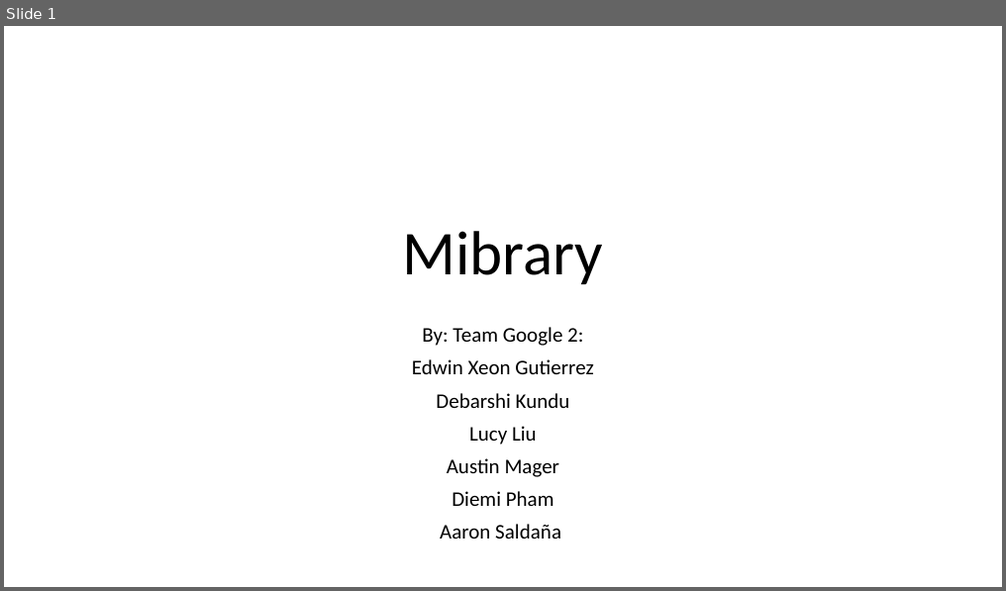
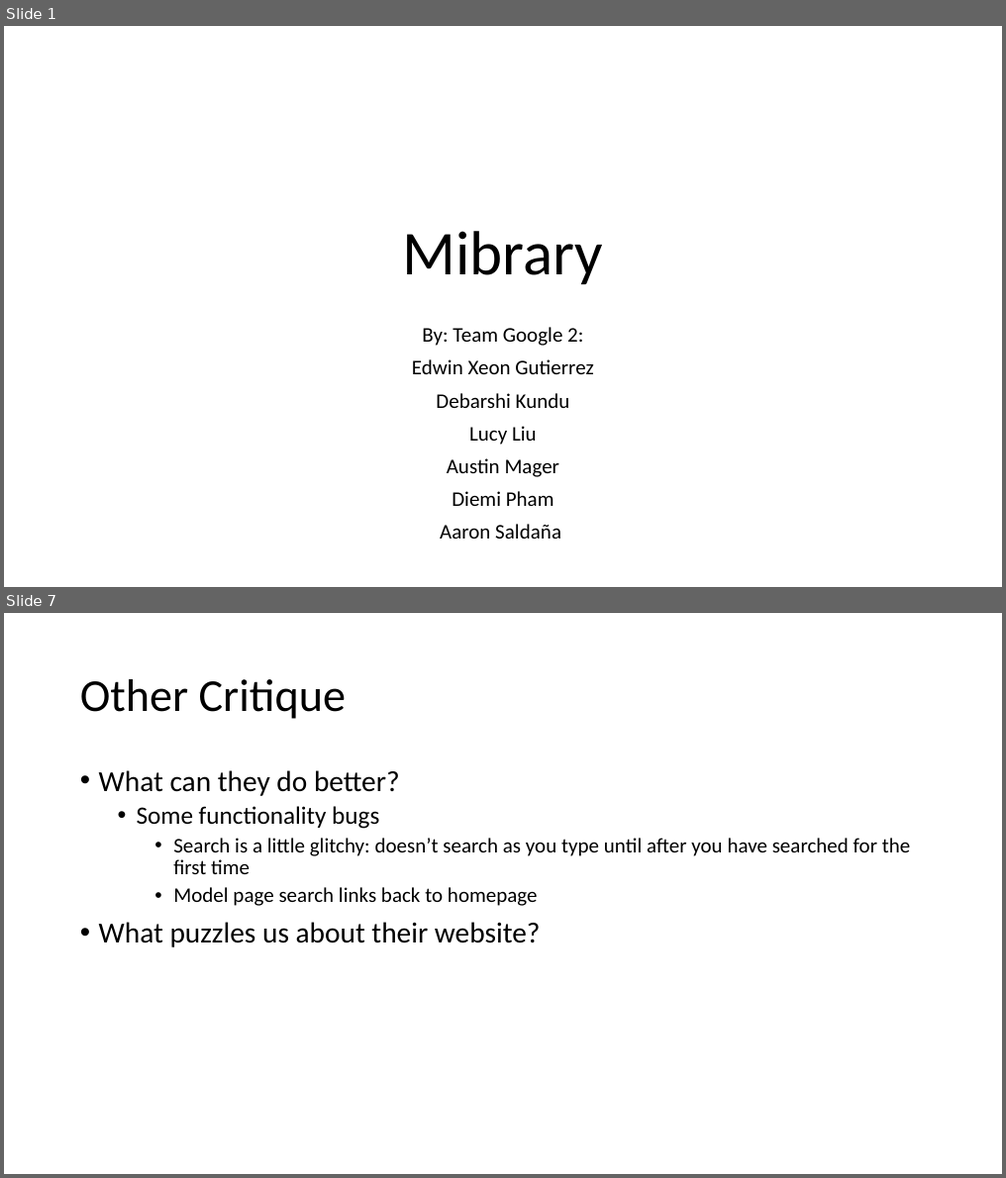
Before and after one commit to pdiemi/mibrary, a slide deck: Mibrary.pptx. Shown one above the other, each under a label of ours: slide 1 before the commit, slides 1 and 7 after it; the slides between them are not shown. The pictures are 1006x591 and 1006x1178 pixels, drawn with LibreOffice and Linux fonts; fonts in the diff are those of the drawing. Boxes give left, top, right and bottom in pixels: in the first picture for what was removed or moved away, otherwise in the second. Text is boxed around its words. In the diff, an @@ line names an element or a change of style, - is before the commit and + after.

```diff
--- a/Mibrary.pptx
+++ b/Mibrary.pptx
@@ slide 7 added at bbox=[4, 613, 1002, 1174], background #FFFFFF @@
@@ title added at bbox=[80, 679, 346, 719], 44 pt, text #000000 @@
+Other Critique
@@ text added at bbox=[99, 770, 911, 948], 20 pt, text #000000 @@
+• What can they do better?
+  • Some functionality bugs
+    • Search is a little glitchy: doesn’t search as you type until after you have searched for the first time
+    • Model page search links back to homepage
+• What puzzles us about their website?
```
Also in this commit, not shown: 5 other slides added, 1 slide removed, 3 other files.
